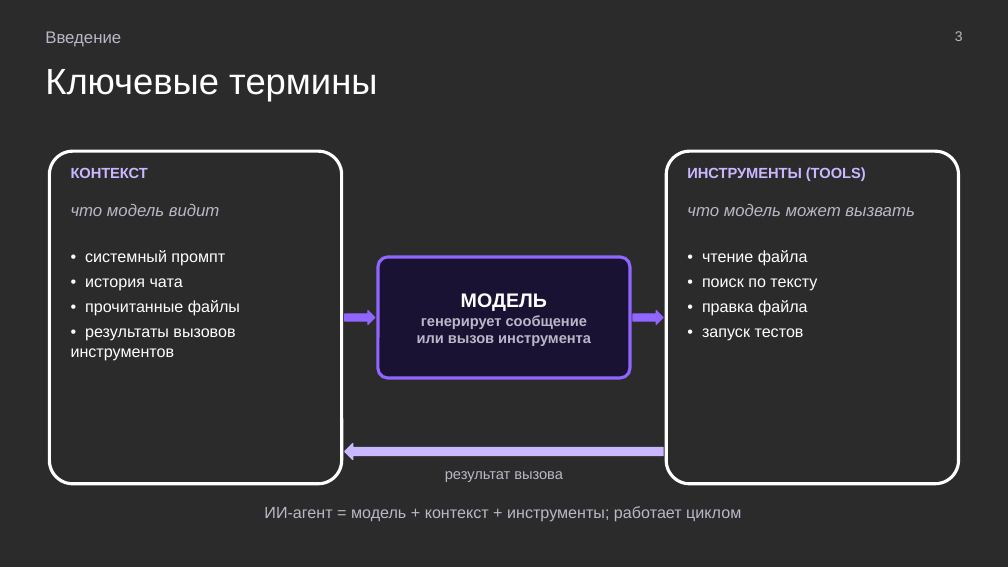
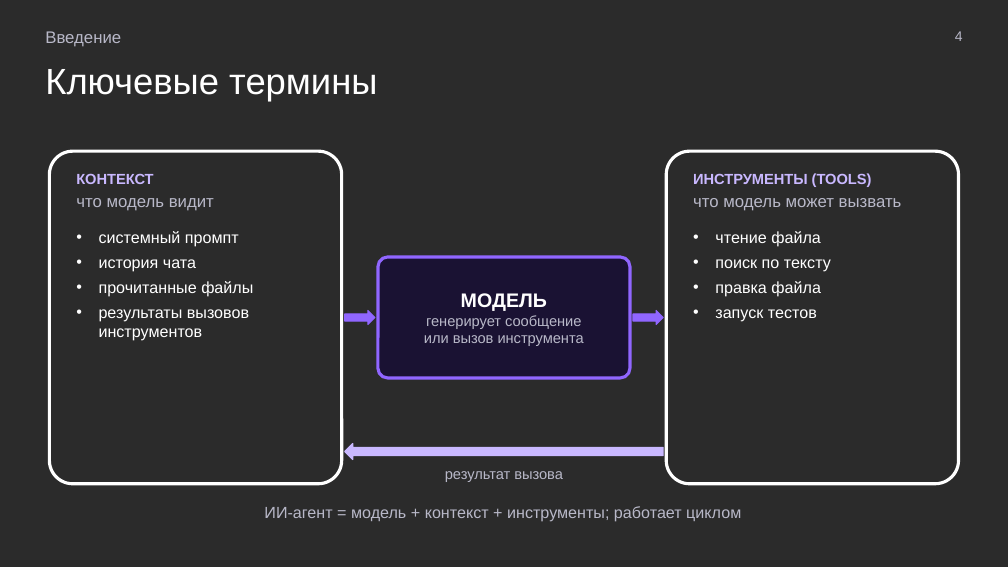
Before and after one commit to MchKosticyn/ide-refactoring-in-ai-agents, a slide deck: slide 4 of Доклад_ Рефакторинг в ИИ-агентах.pptx (slide 3 before the commit). Drawn at 1008x567 pixels with LibreOffice and Linux fonts; fonts in the diff are those of the drawing; background and template pictures are left out; a plain dark background stands for a picture behind light text. Boxes give left, top, right and bottom in pixels: in the first picture for what was removed or moved away, otherwise in the second. Text is boxed around its words. In the diff, an @@ line names an element or a change of style, - is before the commit and + after.

Commit message:
Text inside shapes, native bullets, plan slide progressive disclosure, neutral result aspects

```diff
--- a/Доклад_ Рефакторинг в ИИ-агентах.pptx
+++ b/Доклад_ Рефакторинг в ИИ-агентах.pptx
@@ text at <box>955,31,963,41</box>: text changed @@
-3
+4
@@ rounded rectangle "КОНТЕКСТ": place and size @@
-rounded rectangle "КОНТЕКСТ" at <box>71,250,240,360</box>
+rounded rectangle "КОНТЕКСТ" at <box>49,151,342,484</box>
@@ rounded rectangle "КОНТЕКСТ" at <box>49,151,342,484</box>: outline none to #FFFFFF 2.25 pt @@
@@ rounded rectangle removed at <box>49,151,342,484</box> @@
@@ text removed at <box>71,167,148,178</box> @@
-КОНТЕКСТ
@@ text in rounded rectangle at <box>76,173,253,341</box>: text changed @@
-• системный промпт
-• история чата
-• прочитанные файлы
-• результаты вызовов инструментов
+КОНТЕКСТ
+что модель видит
+• системный промпт
+• история чата
+• прочитанные файлы
+• результаты вызовов инструментов
@@ rounded rectangle "ИНСТРУМЕНТЫ (TOOLS)" at <box>666,151,959,484</box>: outline none to #FFFFFF 2.25 pt @@
@@ rounded rectangle "ИНСТРУМЕНТЫ (TOOLS)": place and size @@
-rounded rectangle "ИНСТРУМЕНТЫ (TOOLS)" at <box>702,250,817,341</box>
+rounded rectangle "ИНСТРУМЕНТЫ (TOOLS)" at <box>666,151,959,484</box>
@@ rounded rectangle removed at <box>666,151,959,484</box> @@
@@ text removed at <box>687,167,866,181</box> @@
-ИНСТРУМЕНТЫ (TOOLS)
@@ text in rounded rectangle at <box>693,173,902,322</box>: text changed @@
-• чтение файла
-• поиск по тексту
-• правка файла
-• запуск тестов
+ИНСТРУМЕНТЫ (TOOLS)
+что модель может вызвать
+• чтение файла
+• поиск по тексту
+• правка файла
+• запуск тестов
@@ text removed at <box>71,204,220,216</box> @@
-что модель видит
@@ text removed at <box>687,204,914,216</box> @@
-что модель может вызвать
@@ rounded rectangle "МОДЕЛЬ": place and size @@
-rounded rectangle "МОДЕЛЬ" at <box>417,293,591,346</box>
+rounded rectangle "МОДЕЛЬ" at <box>378,257,630,378</box>
@@ rounded rectangle "МОДЕЛЬ" at <box>378,257,630,378</box>: fill none to #1A1233; outline none to #9066FF 2.25 pt @@
@@ rounded rectangle removed at <box>378,257,630,378</box> @@
@@ text in rounded rectangle at <box>424,315,584,346</box>: bold off in "генерирует сообщение или вызов инструмента" @@
```
Also in this commit, not shown: 31 other slides changed, 1 slide added, 1 other file.
